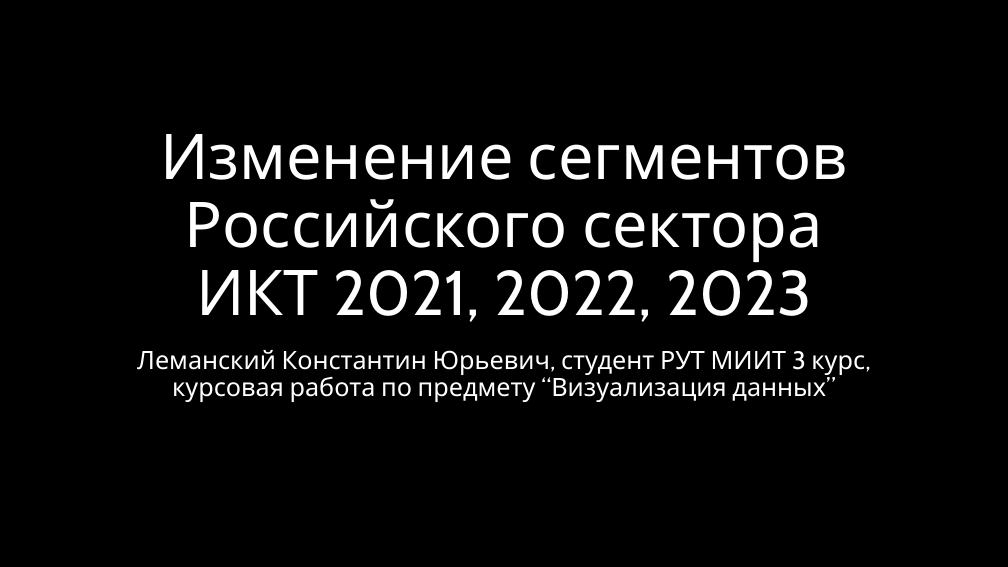
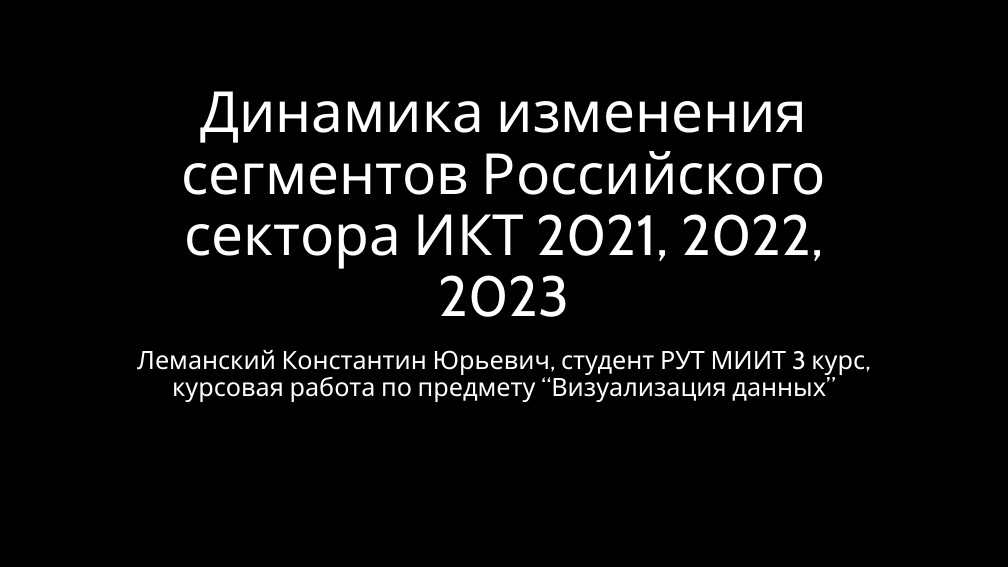
Before and after one commit to s21dlemanskiy/visualisation_kursach, a slide deck: slide 1 of Tamplate.pptx. Drawn at 1008x567 pixels with LibreOffice and Linux fonts; fonts in the diff are those of the drawing; background and template pictures are left out. Boxes give left, top, right and bottom in pixels: in the first picture for what was removed or moved away, otherwise in the second. Text is boxed around its words. In the diff, an @@ line names an element or a change of style, - is before the commit and + after.

```diff
--- a/Tamplate.pptx
+++ b/Tamplate.pptx
@@ title at box(182, 91, 826, 317): text changed; size 60 to 54 pt @@
-Изменение сегментов Российского сектора ИКТ 2021, 2022, 2023
+Динамика изменения сегментов Российского сектора ИКТ 2021, 2022, 2023
```
Also in this commit, not shown: 16 other slides changed, 1 slide added, 3 other files.
